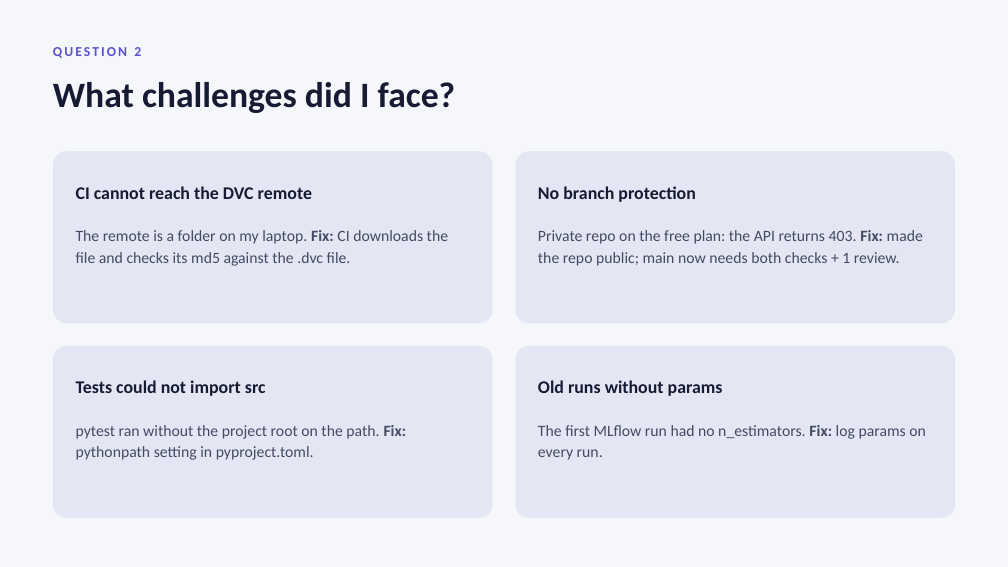
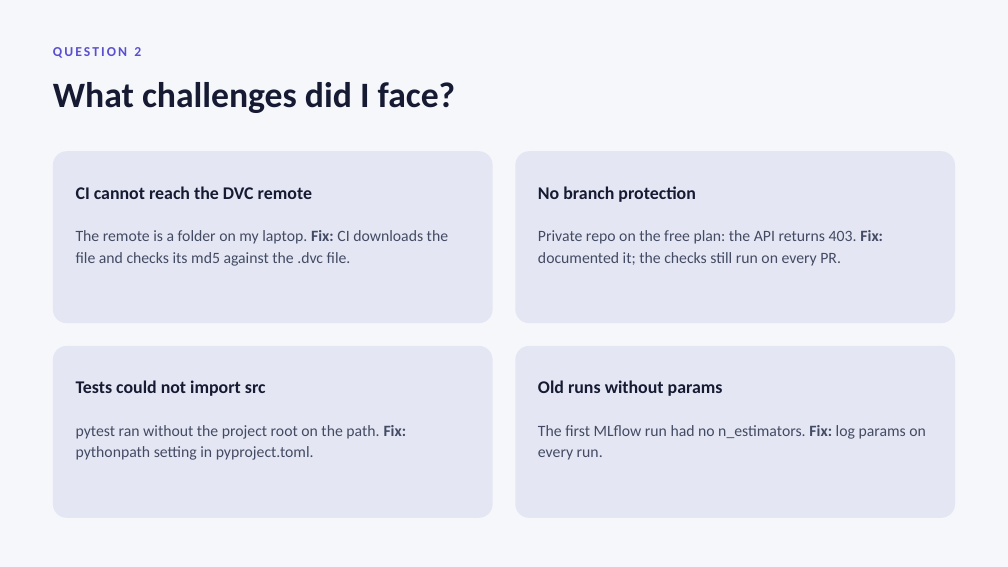
Before and after one commit to jeevan516/Porfolio, a slide deck: slide 7 of public/decks/github-actions-and-cicd.pptx. Drawn at 1008x567 pixels with LibreOffice and Linux fonts; fonts in the diff are those of the drawing. Boxes give left, top, right and bottom in pixels: in the first picture for what was removed or moved away, otherwise in the second. Text is boxed around its words. In the diff, an @@ line names an element or a change of style, - is before the commit and + after.

Commit message:
Refresh the github-actions-and-cicd deck from pptx

```diff
--- a/public/decks/github-actions-and-cicd.pptx
+++ b/public/decks/github-actions-and-cicd.pptx
@@ text at box(538, 230, 883, 266): text changed @@
-Private repo on the free plan: the API returns 403. Fix: made the repo public; main now needs both checks + 1 review.
+Private repo on the free plan: the API returns 403. Fix: documented it; the checks still run on every PR.
```
